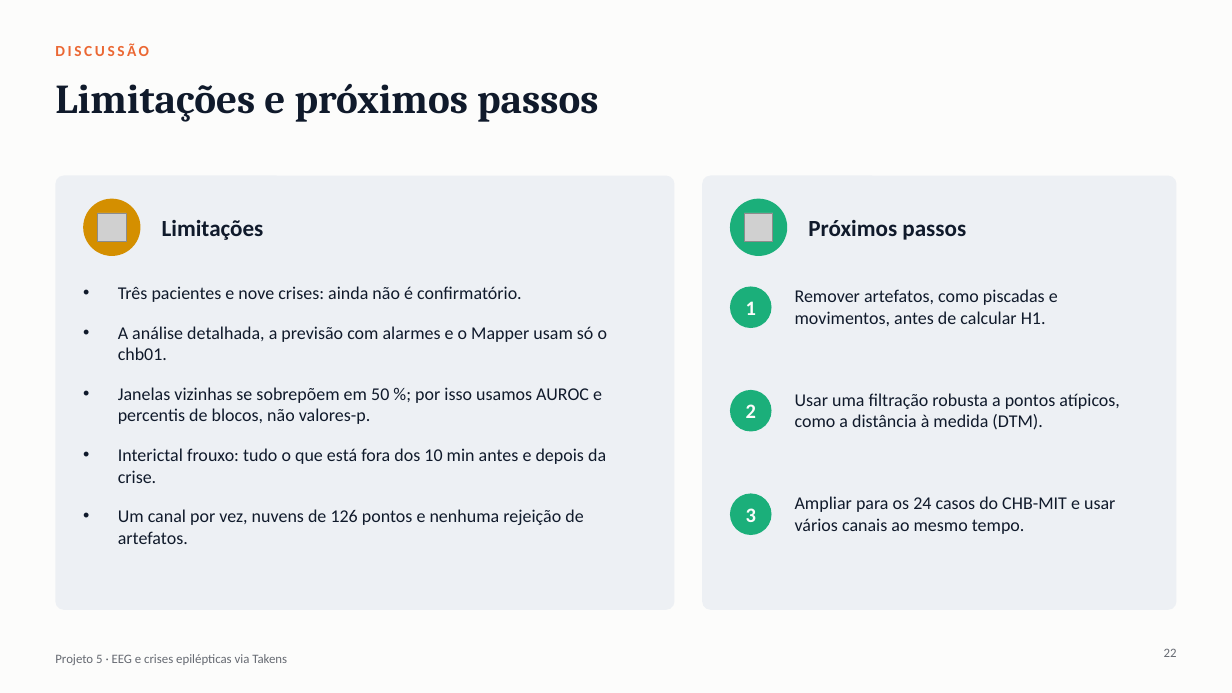
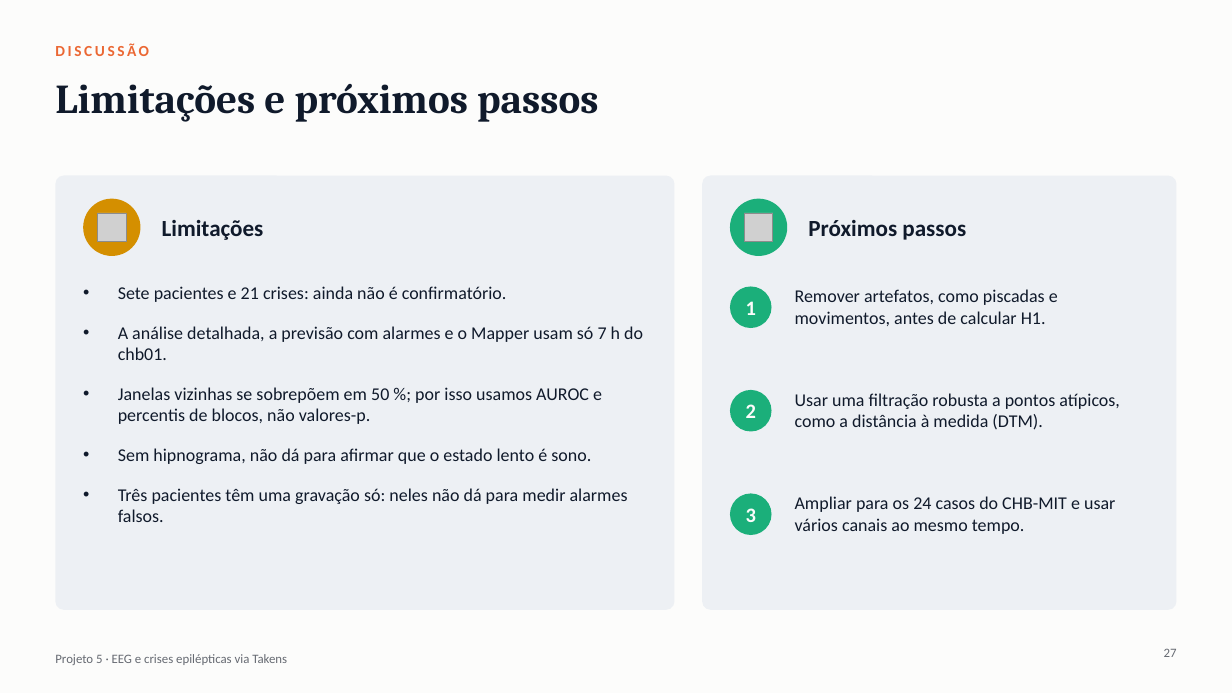
Before and after one commit to emiliodl/trab_final_atd, a slide deck: slide 27 of apresentacao_projeto5_tda.pptx (slide 22 before the commit). Drawn at 1232x693 pixels with LibreOffice and Linux fonts; fonts in the diff are those of the drawing; grey boxes stand for pictures. Boxes give left, top, right and bottom in pixels: in the first picture for what was removed or moved away, otherwise in the second. Text is boxed around its words. In the diff, an @@ line names an element or a change of style, - is before the commit and + after.

```diff
--- a/apresentacao_projeto5_tda.pptx
+++ b/apresentacao_projeto5_tda.pptx
@@ text at <box>118,286,643,360</box>: text changed @@
-• Três pacientes e nove crises: ainda não é confirmatório.
-• A análise detalhada, a previsão com alarmes e o Mapper usam só o chb01.
+• Sete pacientes e 21 crises: ainda não é confirmatório.
+• A análise detalhada, a previsão com alarmes e o Mapper usam só 7 h do chb01.
@@ text at <box>118,448,628,522</box>: text changed @@
-• Interictal frouxo: tudo o que está fora dos 10 min antes e depois da crise.
-• Um canal por vez, nuvens de 126 pontos e nenhuma rejeição de artefatos.
+• Sem hipnograma, não dá para afirmar que o estado lento é sono.
+• Três pacientes têm uma gravação só: neles não dá para medir alarmes falsos.
@@ page number at <box>1164,649,1177,657</box>: text changed @@
-22
+27
```
Also in this commit, not shown: 4 other slides changed, 6 slides added, 1 slide removed, 58 other files.
